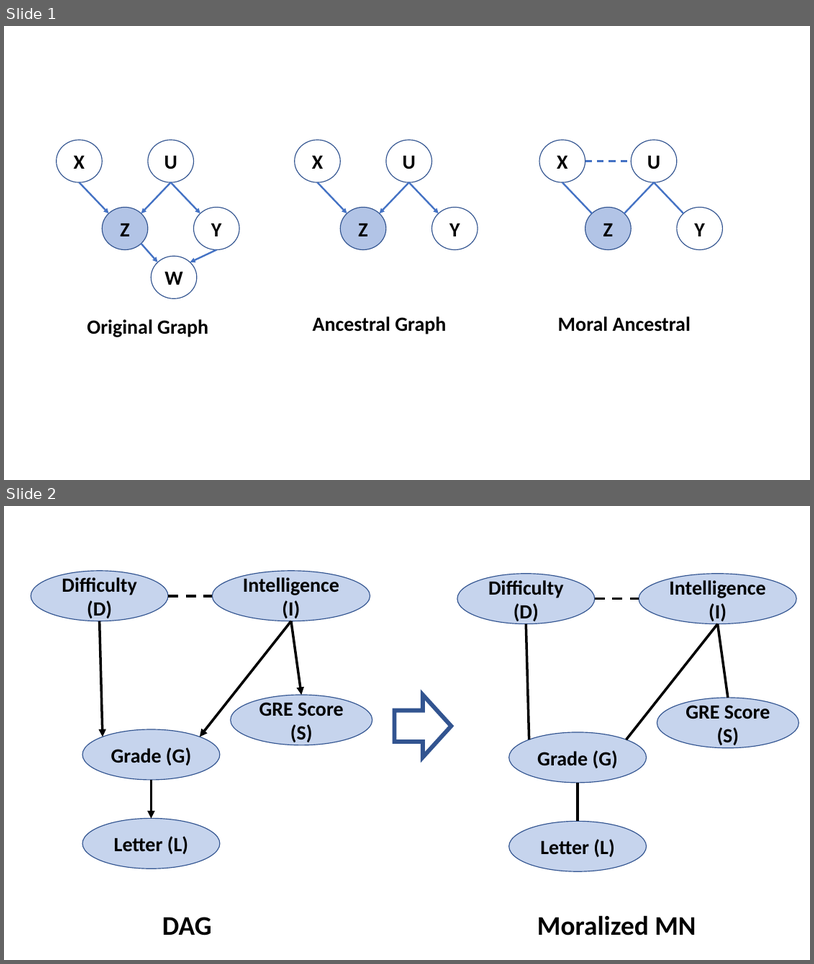
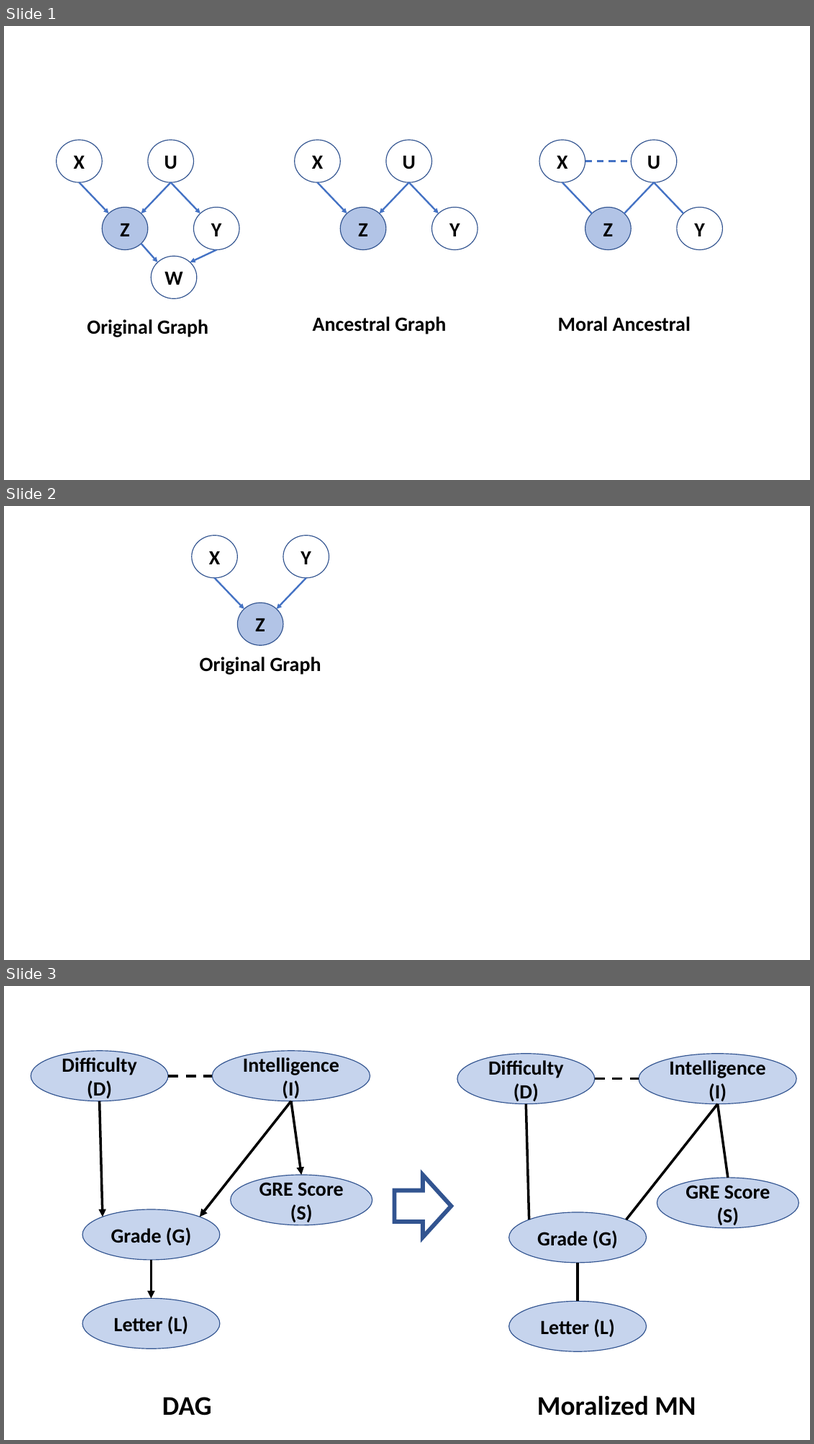
Before and after one commit to StephenElston/CSCI_E_82A_Probabalistic_Programming, a slide deck: Lesson3_MarkovNetworks/img/Diagrams.pptx. Shown one above the other, each under a label of ours: slides 1 and 2 before the commit, slides 1, 2 and 3 after it. The pictures are 814x964 and 814x1444 pixels, drawn with LibreOffice and Linux fonts; fonts in the diff are those of the drawing. Boxes give left, top, right and bottom in pixels: in the first picture for what was removed or moved away, otherwise in the second. Text is boxed around its words. In the diff, an @@ line names an element or a change of style, - is before the commit and + after.

```diff
--- a/Lesson3_MarkovNetworks/img/Diagrams.pptx
+++ b/Lesson3_MarkovNetworks/img/Diagrams.pptx
@@ slide 2 added at (4, 506, 810, 960), background #FFFFFF @@
@@ ellipse added at (191, 535, 237, 577), outline #325491 1 pt, 24 pt, text #000000, bold @@
+X
@@ ellipse added at (283, 535, 329, 577), outline #325491 1 pt, 24 pt, text #000000, bold @@
+Y
@@ arrow added from (214, 578) to (244, 609), #4472C4 2 pt @@
@@ arrow added from (306, 578) to (277, 609), #4472C4 2 pt @@
@@ ellipse added at (237, 602, 283, 645), fill #4472C4 at 41% opacity, outline #325491 1 pt, 24 pt, text #000000, bold @@
+Z
@@ text added at (200, 656, 322, 674), 24 pt, text #000000, bold @@
+Original Graph
@@ what was slide 2 is now slide 3 @@
```
Also in this commit, not shown: 1 slide changed, 1 other slide added, 3 other files.
